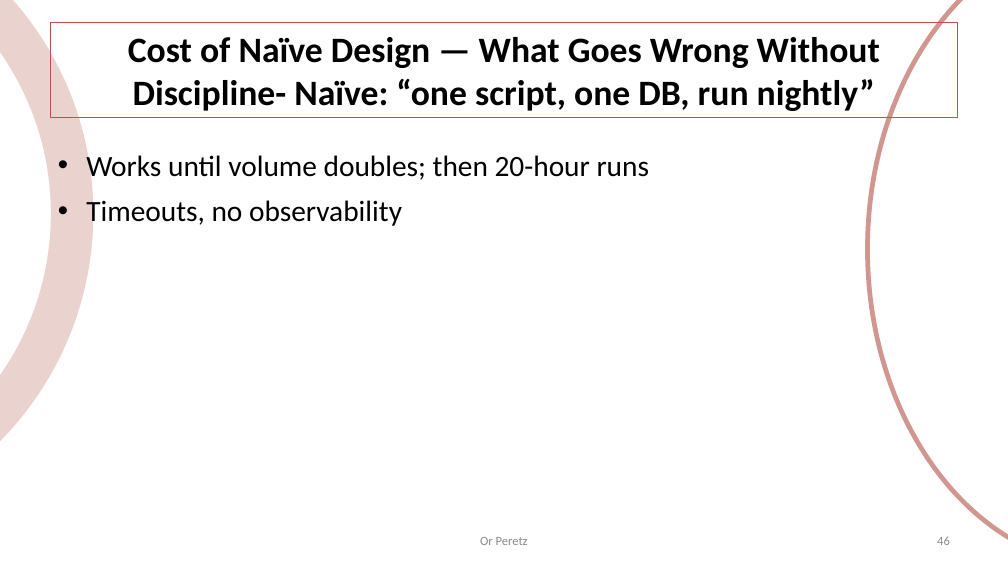
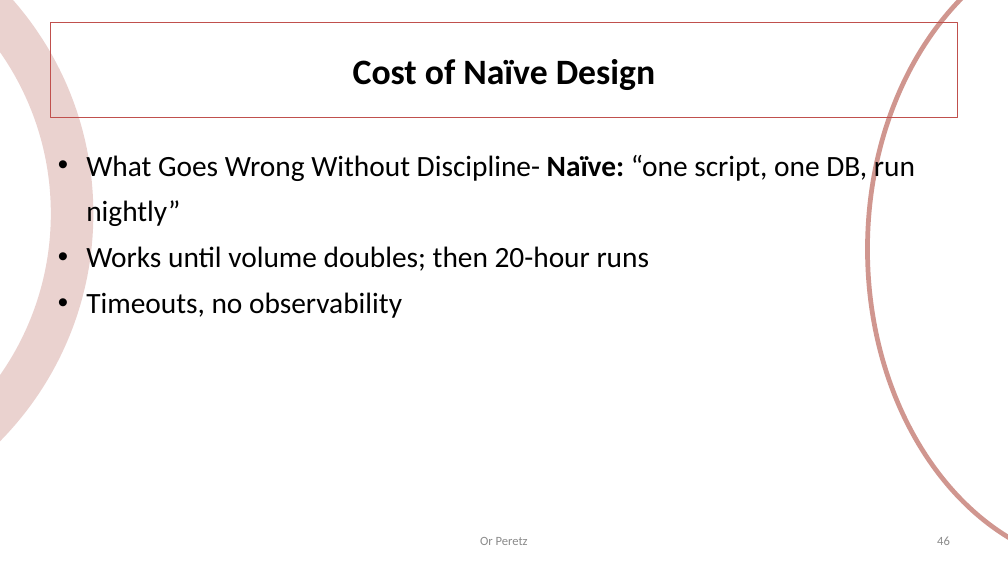
Before and after one commit to OrPerets/data-engineering-course, a slide deck: slide 46 of build/01-introduction.pptx. Drawn at 1008x567 pixels with LibreOffice and Linux fonts; fonts in the diff are those of the drawing. Boxes give left, top, right and bottom in pixels: in the first picture for what was removed or moved away, otherwise in the second. Text is boxed around its words. In the diff, an @@ line names an element or a change of style, - is before the commit and + after.

```diff
--- a/build/01-introduction.pptx
+++ b/build/01-introduction.pptx
@@ title at (x1=353, y1=59, x2=655, y2=90): text changed @@
-Cost of Naïve Design — What Goes Wrong Without Discipline- Naïve: “one script, one DB, run nightly”
+Cost of Naïve Design
@@ text at (x1=86, y1=151, x2=915, y2=229): paragraph added @@
+• What Goes Wrong Without Discipline- Naïve: “one script, one DB, run nightly”
```
Also in this commit, not shown: 13 other slides changed, 1 other file.
